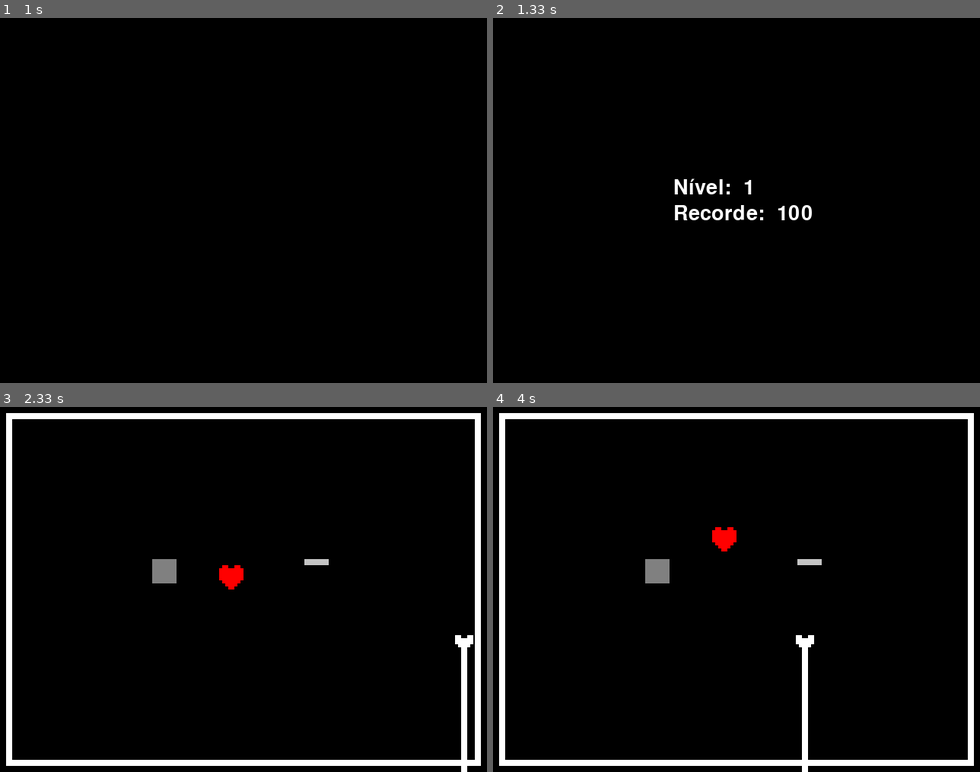
Above: before the commit, frames 1-4 (two rows, left to right).
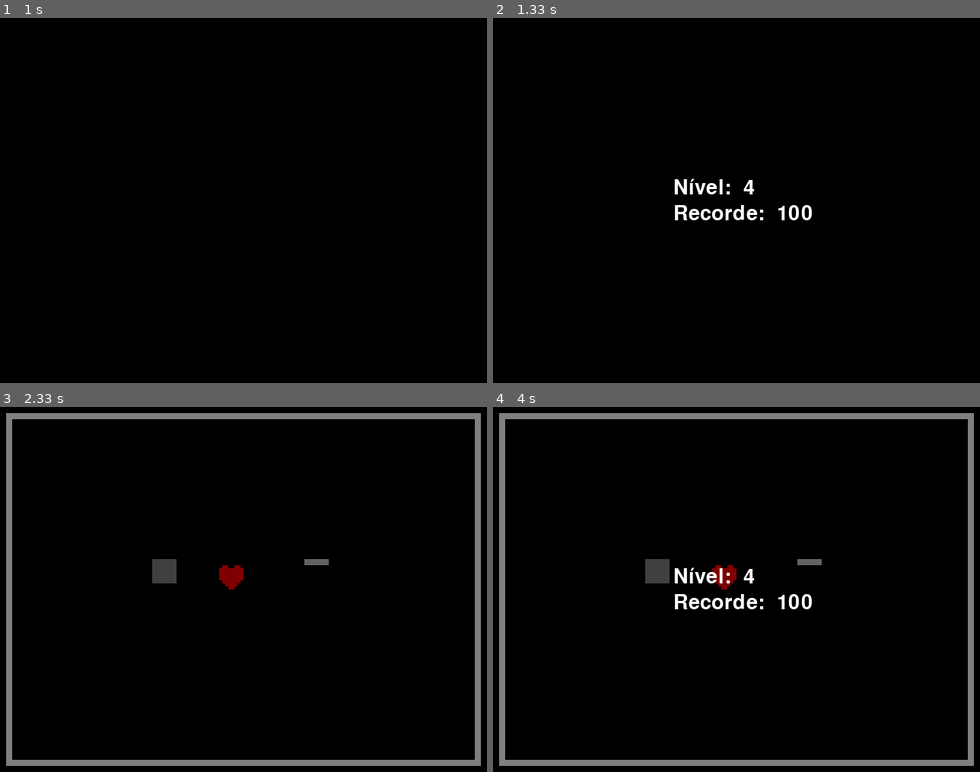
Above: after the commit, the same moments.

Repository: kwwala/eosso
Game: pygame game, started from mematadeumavez.py
Two runs of this game, one before a commit and one after it. Both use one fixed random seed, a clock stepped at 60 frames per second and the inputs below.
Inputs:
- Up to frame 1 (1 s): no input
- Up to frame 2 (1.33 s): no input
- Up to frame 3 (2.33 s): no input
- Up to frame 4 (4 s): hold Up from 3.83 s (still down)

Frame 1 is identical in both runs. In frame 2, less than 0.1% of the frame differs, in the area x 51-54%, y 44-49%; in frame 3, 6.8%; in frame 4, 7.8%, in the area x 1-99%, y 1-100%.

Commit message:
outro osso

Diff:
--- a/mematadeumavez.py
+++ b/mematadeumavez.py
@@ -19,7 +19,7 @@
 velocity = 5
 
 # níveis
-level = 1
+level = 3.5
 maxlevel = 100 # placeholder
 newlevel = True
 
@@ -39,6 +39,11 @@
 bonesize = squareSize
 bonex, boney = width, 300
 bone = pygame.image.load("images/bone.png")
+
+flippedbonex, flippedboney = width, 0
+flippedbone = pygame.transform.flip(bone, False, True)
+
+
 
 # bordas
 borders = pygame.Surface((width, height), pygame.SRCALPHA)
@@ -142,7 +147,34 @@
         level += .5
         newlevel = True
     elif level == 3:
-        exit()
+        bonex -= 4
+        flippedbonex -= 4
+        if bonex <= -8:
+            level += .5
+    elif level == 3.5:
+        bonex = width
+        flippedbonex = width
+        boney = (height / 2) + 32
+        flippedboney = (height / 2) - (32 + 240)
+        level += .5
+        newlevel = True
+        bonedirection = 1  # 1 para subir, -1 para descer
+    elif level == 4:
+        bonex -= 4
+        flippedbonex -= 4
+
+        # Verifica limites para mudar a direção
+        if boney >= 360:
+            bonedirection = -1
+        elif boney <= 240:
+            bonedirection = 1
+
+        # Atualiza as posições com base na direção
+        boney += bonedirection
+        flippedboney += bonedirection
+
+        if bonex <= -8:
+            level += 0.5
     else:
         print('algo aconteceu') # vai que eu mecho e acabo bugando algo e pulando
         exit()
@@ -151,7 +183,9 @@
     # Criar retângulos para detecção de colisão
     heart_rect = pygame.Rect(new_x, y, squareSize, squareSize)
     platform_rect = pygame.Rect(blockx, blocky, blocksize, blocksize)
-    bones_rect = pygame.Rect(bonex, boney, 6, 1000)
+    bones_rect = pygame.Rect(bonex, boney, 6, 240)
+    flippedbone_rect = pygame.Rect(flippedbonex, flippedboney, 6, 240)
+
 
     # Verificar colisão no eixo X
     if heart_rect.colliderect(platform_rect):
@@ -173,9 +207,11 @@
 
     screen.blit(block, (blockx, blocky))
     screen.blit(bone, (bonex, boney))
+    screen.blit(flippedbone, (flippedbonex, flippedboney))
+
     screen.blit(borders, (0, 0))
 
-    if heart_rect.colliderect(bones_rect):
+    if heart_rect.colliderect(bones_rect) or heart_rect.colliderect(flippedbone_rect):
         # animação de morte real
         heart = pygame.image.load("images/heart64x.png")
         screen.fill((0, 0, 0))
